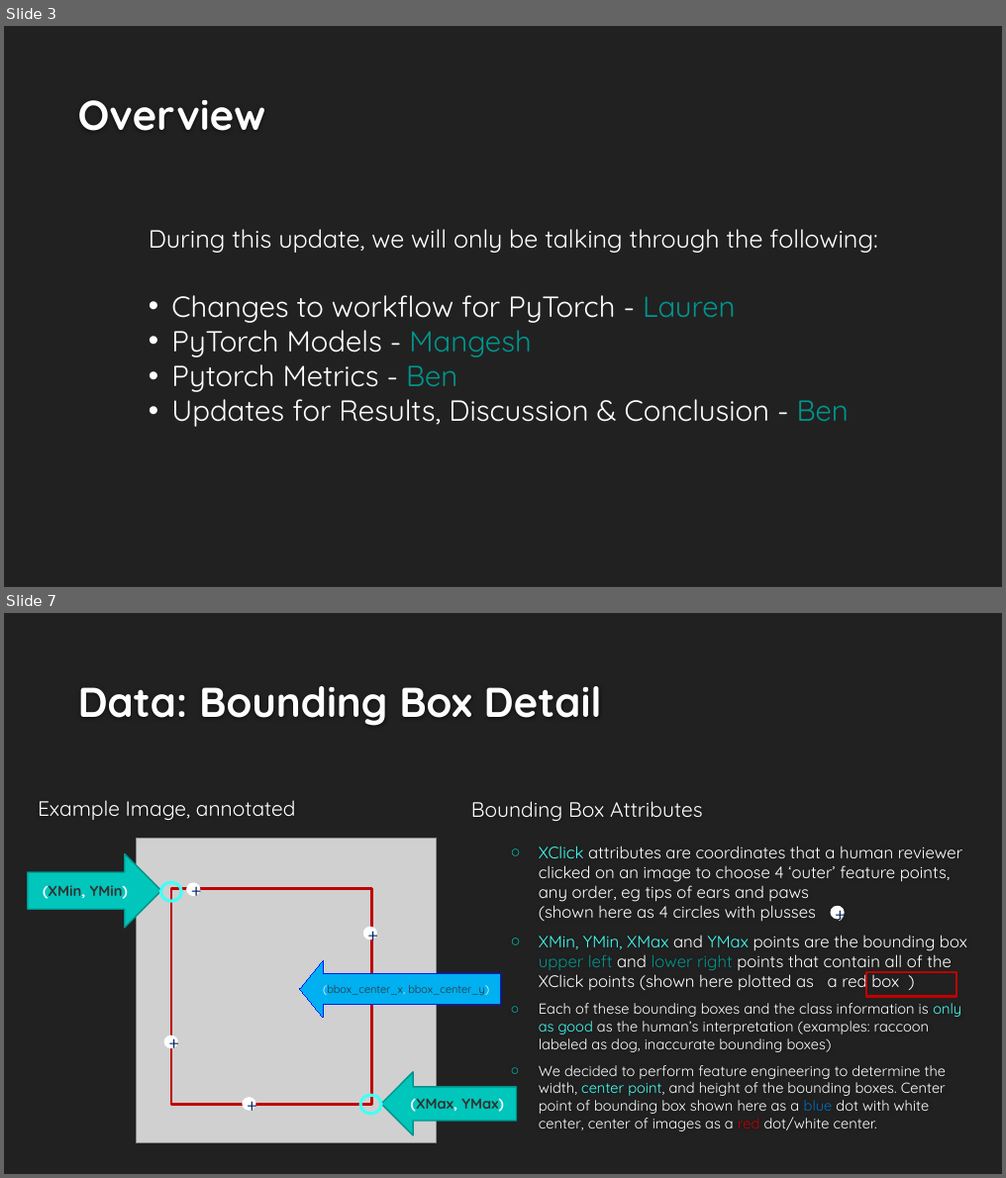
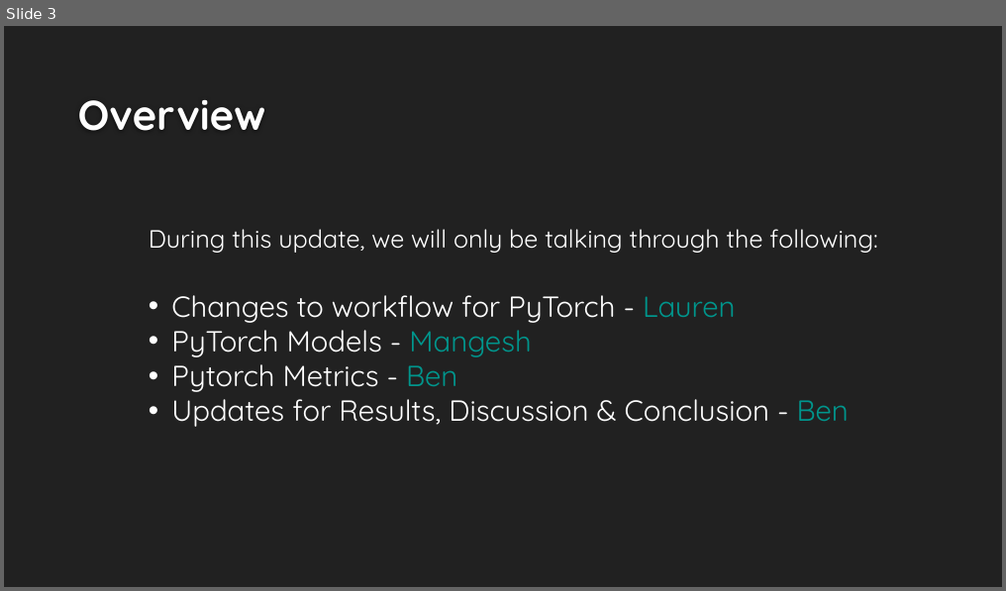
Before and after one commit to LaurenMadar/AML-finalgroup2, a slide deck: other/Group2_Phase2.pptx. Shown one above the other, each under a label of ours: slides 3 and 7 before the commit, slide 3 after it; the slides between them are not shown. The pictures are 1006x1178 and 1006x591 pixels, drawn with LibreOffice and Linux fonts; fonts in the diff are those of the drawing; grey boxes stand for pictures; background and template pictures are left out. Boxes give left, top, right and bottom in pixels: in the first picture for what was removed or moved away, otherwise in the second. Text is boxed around its words. In the diff, an @@ line names an element or a change of style, - is before the commit and + after.

```diff
--- a/other/Group2_Phase2.pptx
+++ b/other/Group2_Phase2.pptx
@@ slide 7 removed at (4,613,1002,1174), background #212121 @@
@@ title removed at (78,686,602,726) @@
-Data: Bounding Box Detail
@@ text removed at (38,800,296,820) @@
-Example Image, annotated
@@ text removed at (471,801,703,821) @@
-Bounding Box Attributes
@@ text removed at (539,846,967,1132) @@
-○ XClick attributes are coordinates that a human reviewer clicked on an image to choose 4 ‘outer’ feature points, any order, eg tips of ears and paws
-  (shown here as 4 circles with plusses )
-○ XMin, YMin, XMax and YMax points are the bounding box upper left and lower right points that contain all of the XClick points (shown here plotted as a red box )
-○ Each of these bounding boxes and the class information is only as good as the human’s interpretation (examples: raccoon labeled as dog, inaccurate bounding boxes)
-○ We decided to perform feature engineering to determine the width, center point, and height of the bounding boxes. Center point of bounding box shown here as a blue dot with white center, center of images as a red dot/white center.
@@ right arrow removed at (28,854,162,928) @@
-(XMin, YMin)
@@ ellipse removed at (161,882,182,901) @@
@@ ellipse removed at (831,906,845,919) @@
-+
@@ left arrow removed at (300,960,500,1017) @@
-(bbox_center_x, bbox_center_y)
@@ rectangle removed at (867,972,957,997) @@
@@ group removed at (137,839,436,1143): 4 ellipses, 1 picture, 1 rectangle @@
-+
-+
-+
-+
@@ left arrow removed at (381,1072,517,1136) @@
-(XMax, YMax)
@@ ellipse removed at (360,1096,381,1115) @@
```
Also in this commit, not shown: 5 slides changed, 1 slide added, 6 other slides removed, 2 other files.
